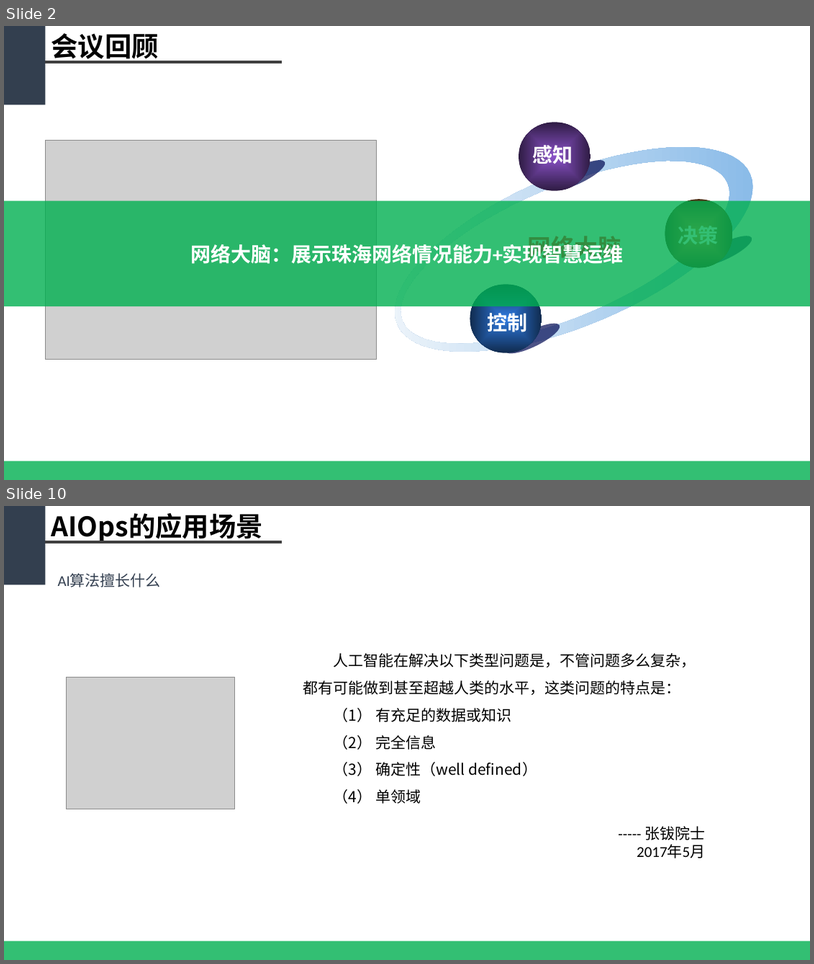
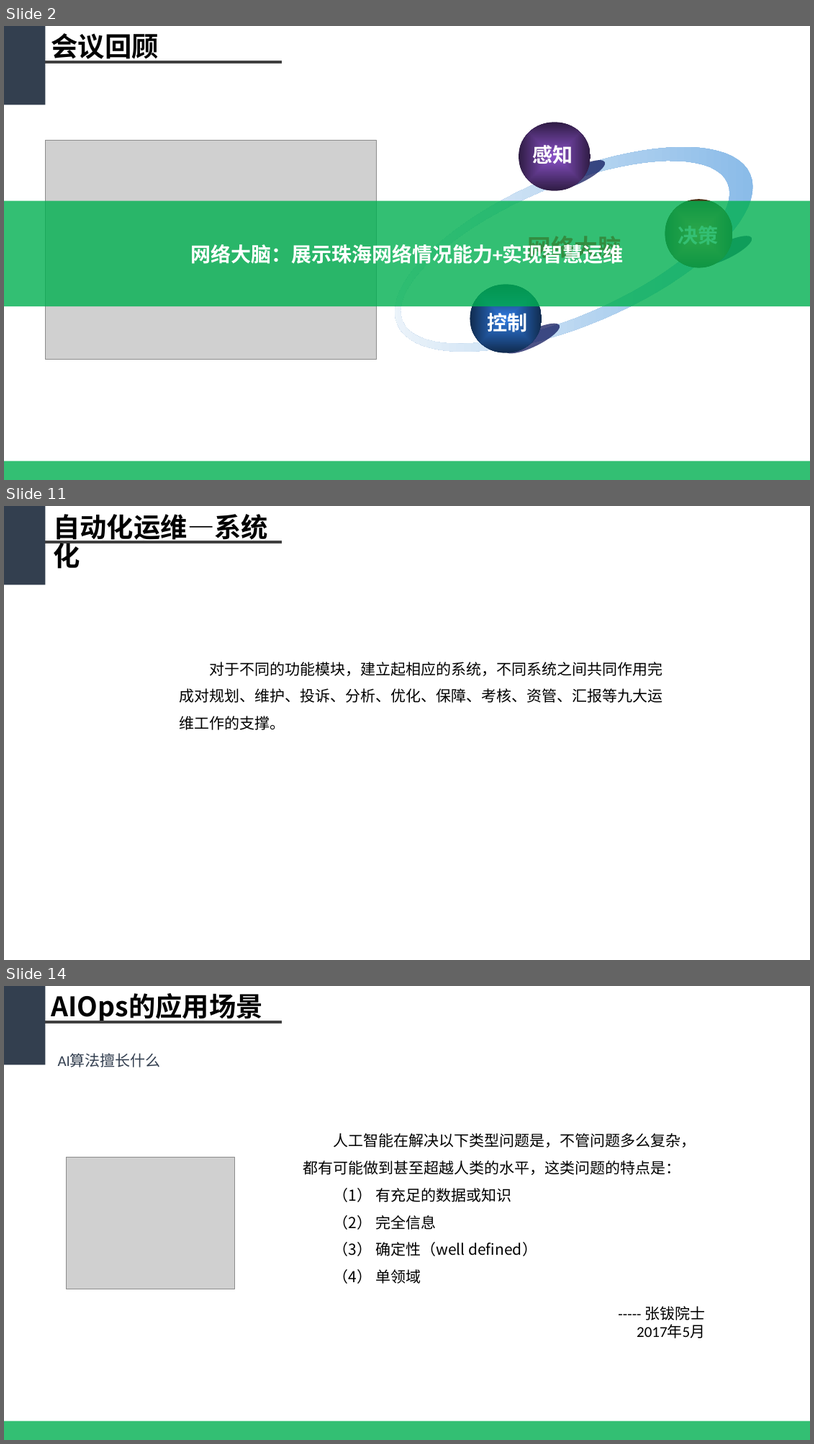
Before and after one commit to WeakX/Ref, a slide deck: 基于大数据的智慧网络运维平台_new.pptx. Shown one above the other, each under a label of ours: slides 2 and 10 before the commit, slides 2, 11 and 14 after it; the slides between them are not shown. The pictures are 814x964 and 814x1444 pixels, drawn with LibreOffice and Linux fonts; fonts in the diff are those of the drawing; grey boxes stand for pictures. Boxes give left, top, right and bottom in pixels: in the first picture for what was removed or moved away, otherwise in the second. Text is boxed around its words. In the diff, an @@ line names an element or a change of style, - is before the commit and + after.

```diff
--- a/基于大数据的智慧网络运维平台_new.pptx
+++ b/基于大数据的智慧网络运维平台_new.pptx
@@ slide 11 added at [4,506,810,960], background #FFFFFF @@
@@ rectangle added at [4,506,45,584], fill #333F50 @@
@@ title added at [53,514,268,569], 32 pt, text #000000, bold @@
+自动化运维—系统化
@@ line added from (45, 542) to (282, 542), #404040 3 pt @@
@@ text added at [179,662,663,730], 18 pt, text #000000 @@
+对于不同的功能模块，建立起相应的系统，不同系统之间共同作用完成对规划、维护、投诉、分析、优化、保障、考核、资管、汇报等九大运维工作的支撑。
@@ what was slide 10 is now slide 14 @@
```
Also in this commit, not shown: 5 slides changed, 5 other slides added, 2 slides removed.
